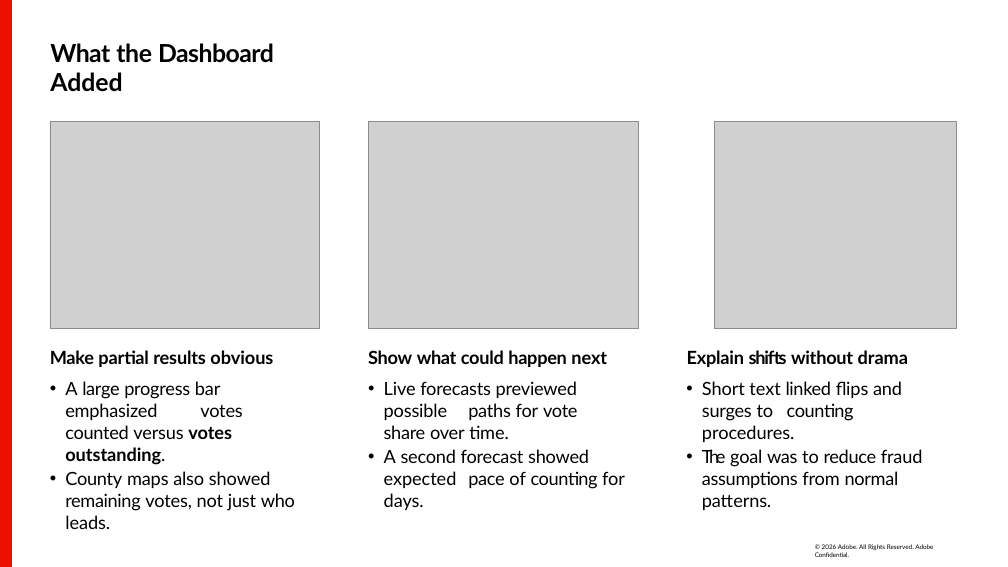
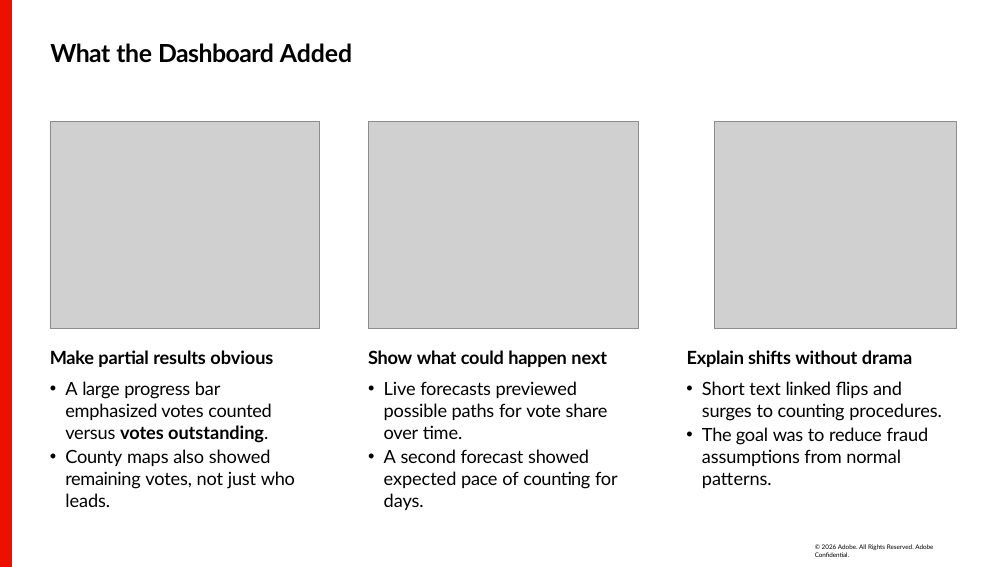
Before and after one commit to mandicai/rehearsal_mvp_kg, a slide deck: slide 9 of presentation-examples/election/Designing Election Dashboards Trust.pptx. Drawn at 1008x567 pixels with LibreOffice and Linux fonts; fonts in the diff are those of the drawing; grey boxes stand for pictures; background and template pictures are left out. Boxes give left, top, right and bottom in pixels: in the first picture for what was removed or moved away, otherwise in the second. Text is boxed around its words. In the diff, an @@ line names an element or a change of style, - is before the commit and + after.

```diff
--- a/presentation-examples/election/Designing Election Dashboards Trust.pptx
+++ b/presentation-examples/election/Designing Election Dashboards Trust.pptx
@@ title "What the Dashboard Added" rewrapped from [50,43,274,92] to [50,43,352,63] @@
@@ text "Make partial results obvious" rewrapped from [50,350,295,529] to [50,350,295,507] @@
@@ text "Show what could happen next" rewrapped from [368,350,625,510] to [368,350,618,510] @@
@@ text at [687,350,929,488]: letter spacing -1.8 to -0.3 pt in "shifts"; letter spacing -4.8 to -0.4 pt in "The"; letter spacing -0.5 to -0.2 pt in "assumptions normal" @@
```
Also in this commit, not shown: 13 other slides changed, 13 other files.
